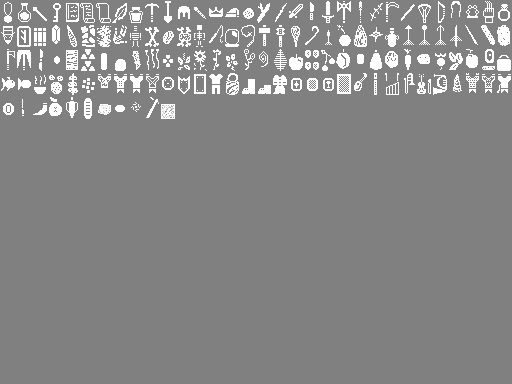
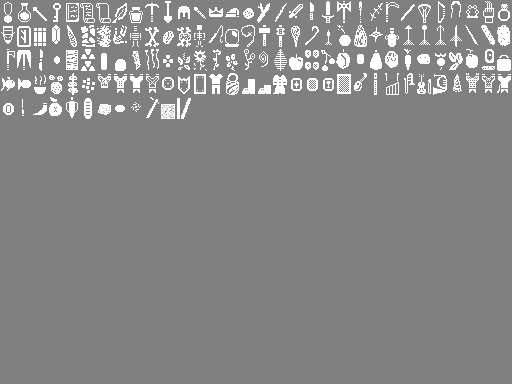
Before/after of a 512x384 layered artwork. What changed in the layer stack:
painted on "Background" over [177, 98, 191, 119]
